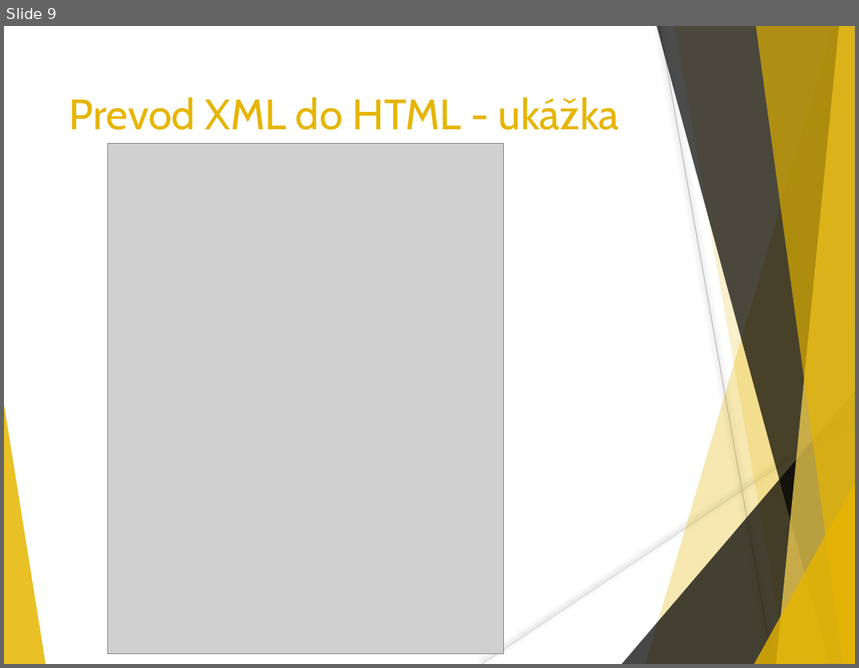
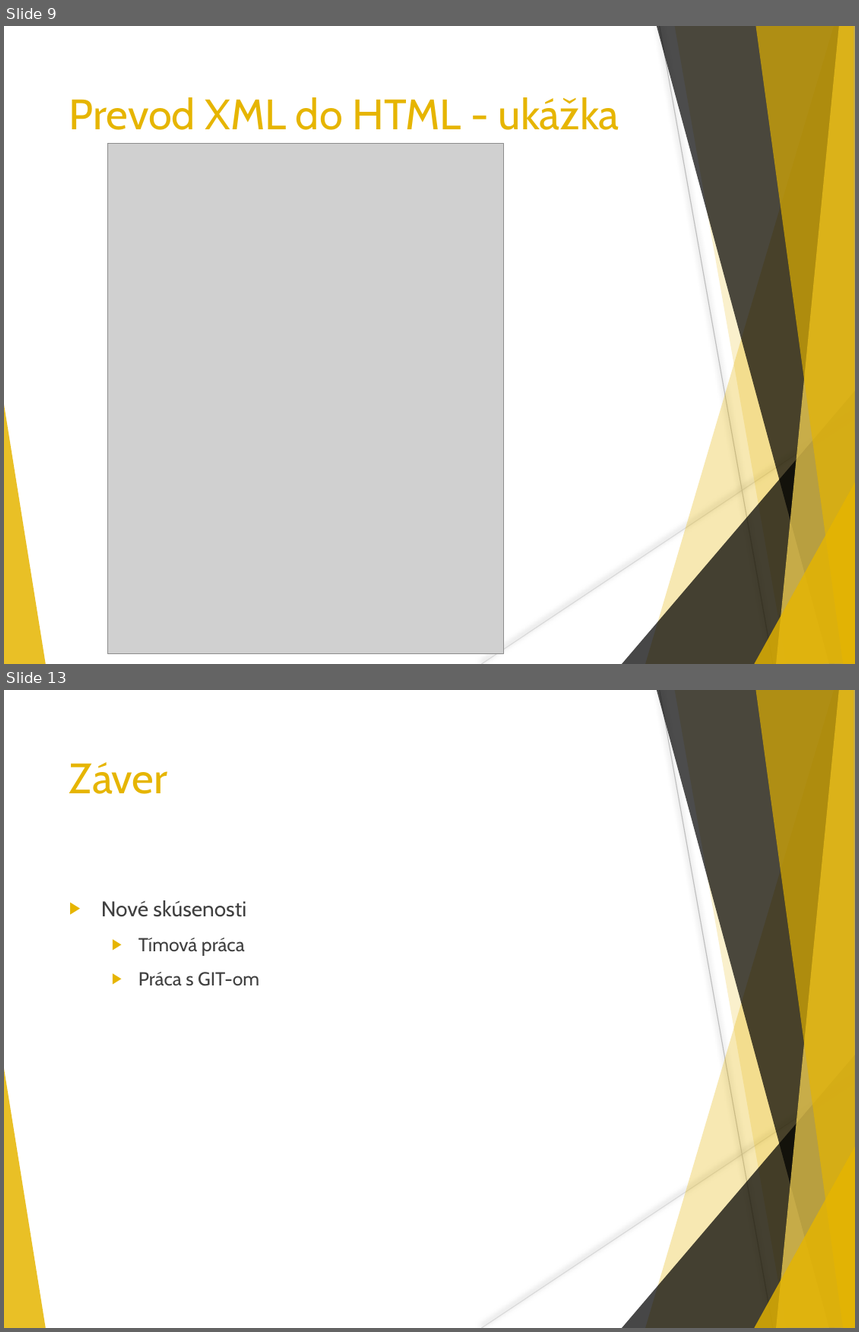
Before and after one commit to tborcin/Comparison-and-visualization-of-macroeconomic-data, a slide deck: PrezentaciaMC.pptx. Shown one above the other, each under a label of ours: slide 9 before the commit, slides 9 and 13 after it; the slides between them are not shown. The pictures are 859x668 and 859x1332 pixels, drawn with LibreOffice and Linux fonts; fonts in the diff are those of the drawing; grey boxes stand for pictures. Boxes give left, top, right and bottom in pixels: in the first picture for what was removed or moved away, otherwise in the second. Text is boxed around its words. In the diff, an @@ line names an element or a change of style, - is before the commit and + after.

```diff
--- a/PrezentaciaMC.pptx
+++ b/PrezentaciaMC.pptx
@@ slide 13 added at (x1=4, y1=690, x2=855, y2=1328), background #FFFFFF; not listed: 10 template elements that a slide beside it also shows @@
@@ title added at (x1=69, y1=762, x2=168, y2=794), 36 pt, text #E6B500 @@
+Záver
@@ text added at (x1=101, y1=901, x2=259, y2=986), 16 pt, text #404040 @@
+▶ Nové skúsenosti
+  ▶ Tímová práca
+  ▶ Práca s GIT-om
```
Also in this commit, not shown: 5 slides changed, 6 other slides added, 4 slides removed, 4 other files.
